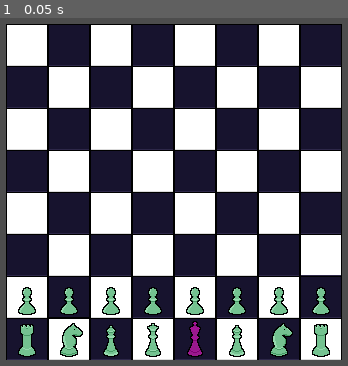
Above: before the commit, frame 1.
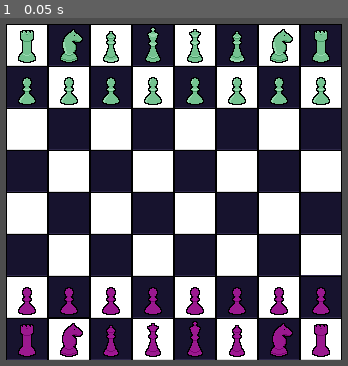
Above: after the commit, the same moment.

Repository: ehj37/Godot-Wild-Jam-93
Game: Godot game, scene res://scenes/main.tscn
Two runs of this game, one before a commit and one after it. Both use one fixed random seed, a clock stepped at 60 frames per second and the inputs below.
Inputs:
- Up to frame 1 (0.05 s): no input

The runs differ from the first frame. In frame 1, 7.7% of the frame differs, in the area x 5-95%, y 2-98%.

Commit message:
Implement piece-specific movement logic

Diff:
--- a/scenes/board/board.gd
+++ b/scenes/board/board.gd
@@ -36,25 +36,23 @@
 		var event_mouse_button: InputEventMouseButton = event
 		if event_mouse_button.button_index == MOUSE_BUTTON_LEFT:
 			var mouse_position: Vector2 = get_global_mouse_position()
-			var board_coordinate: Vector2i = get_board_coordinate(mouse_position)
+			var mouse_board_coordinate: Vector2i = get_board_coordinate(mouse_position)
 			if event_mouse_button.pressed:
 				if _selected_piece:
-					if board_coordinate == Vector2i(-1, -1) || _pieces.has(board_coordinate):
-						pass
-					else:
+					if mouse_board_coordinate != Vector2i(-1, -1):
 						var current_board_coordinate: Vector2i = get_board_coordinate(
 							_selected_piece.global_position
 						)
-						_pieces.erase(current_board_coordinate)
-						_pieces[board_coordinate] = _selected_piece
-						_selected_piece.global_position = get_global_position_from_board_coordinate(
-							board_coordinate
+						var is_valid_move: bool = _selected_piece.is_valid_move(
+							current_board_coordinate, mouse_board_coordinate, _pieces
 						)
+						if is_valid_move:
+							_move_piece(_selected_piece, mouse_board_coordinate)
 
 					_selected_piece = null
 			else:
 				if !_selected_piece:
-					_selected_piece = _pieces.get(board_coordinate, null)
+					_selected_piece = _pieces.get(mouse_board_coordinate)
 
 
 func _ready() -> void:
@@ -62,3 +60,16 @@
 		if child is Piece:
 			var board_coordinates: Vector2i = get_board_coordinate(child.global_position)
 			_pieces[board_coordinates] = child
+
+
+func _move_piece(piece: Piece, new_board_coordinate: Vector2i) -> void:
+	var piece_to_remove: Piece = _pieces.get(new_board_coordinate)
+	if piece_to_remove:
+		_pieces.erase(new_board_coordinate)
+		piece_to_remove.queue_free()
+
+	var current_board_coordinate: Vector2i = get_board_coordinate(piece.global_position)
+	_pieces.erase(current_board_coordinate)
+
+	piece.global_position = get_global_position_from_board_coordinate(new_board_coordinate)
+	_pieces[new_board_coordinate] = piece
--- a/scenes/main.tscn
+++ b/scenes/main.tscn
@@ -14,51 +14,114 @@
 
 [node name="Board" parent="." unique_id=1073423775 instance=ExtResource("2_tipki")]
 
-[node name="King" parent="Board" unique_id=842364951 instance=ExtResource("2_0wfyh")]
+[node name="EnemyRook" parent="Board" unique_id=854614475 instance=ExtResource("6_tipki")]
+position = Vector2(-147, -147)
+
+[node name="EnemyKnight" parent="Board" unique_id=784984646 instance=ExtResource("7_85g3d")]
+position = Vector2(-105, -147)
+
+[node name="EnemyBishop" parent="Board" unique_id=751513040 instance=ExtResource("4_tbgi4")]
+position = Vector2(-63, -147)
+
+[node name="EnemyKing" parent="Board" unique_id=842364951 instance=ExtResource("2_0wfyh")]
+position = Vector2(-21, -147)
+
+[node name="EnemyQueen" parent="Board" unique_id=1549790735 instance=ExtResource("3_jyhfs")]
+position = Vector2(21, -147)
+
+[node name="EnemyBishop2" parent="Board" unique_id=2137323389 instance=ExtResource("4_tbgi4")]
+position = Vector2(63, -147)
+
+[node name="EnemyKnight2" parent="Board" unique_id=731418617 instance=ExtResource("7_85g3d")]
+position = Vector2(105, -147)
+
+[node name="EnemyRook2" parent="Board" unique_id=869427859 instance=ExtResource("6_tipki")]
+position = Vector2(147, -147)
+
+[node name="EnemyPawn" parent="Board" unique_id=1015032063 instance=ExtResource("5_o6xl0")]
+position = Vector2(-147, -105)
+
+[node name="EnemyPawn2" parent="Board" unique_id=1113851260 instance=ExtResource("5_o6xl0")]
+position = Vector2(-105, -105)
+
+[node name="EnemyPawn3" parent="Board" unique_id=1452788650 instance=ExtResource("5_o6xl0")]
+position = Vector2(-63, -105)
+
+[node name="EnemyPawn4" parent="Board" unique_id=758877359 instance=ExtResource("5_o6xl0")]
+position = Vector2(-21, -105)
+
+[node name="EnemyPawn5" parent="Board" unique_id=834241221 instance=ExtResource("5_o6xl0")]
+position = Vector2(21, -105)
+
+[node name="EnemyPawn6" parent="Board" unique_id=469289531 instance=ExtResource("5_o6xl0")]
+position = Vector2(63, -105)
+
+[node name="EnemyPawn7" parent="Board" unique_id=403600973 instance=ExtResource("5_o6xl0")]
+position = Vector2(105, -105)
+
+[node name="EnemyPawn8" parent="Board" unique_id=796844897 instance=ExtResource("5_o6xl0")]
+position = Vector2(147, -105)
+
+[node name="PlayerRook" parent="Board" unique_id=221726699 instance=ExtResource("6_tipki")]
+position = Vector2(-147, 147)
+is_player = true
+
+[node name="PlayerKnight" parent="Board" unique_id=294479302 instance=ExtResource("7_85g3d")]
+position = Vector2(-105, 147)
+is_player = true
+
+[node name="PlayerBishop" parent="Board" unique_id=1973176569 instance=ExtResource("4_tbgi4")]
+position = Vector2(-63, 147)
+is_player = true
+
+[node name="PlayerQueen" parent="Board" unique_id=131176524 instance=ExtResource("3_jyhfs")]
+position = Vector2(-21, 147)
+is_player = true
+
+[node name="PlayerKing" parent="Board" unique_id=1858836435 instance=ExtResource("2_0wfyh")]
 position = Vector2(21, 147)
 is_player = true
 
-[node name="Queen" parent="Board" unique_id=1549790735 instance=ExtResource("3_jyhfs")]
-position = Vector2(-21, 147)
+[node name="PlayerBishop2" parent="Board" unique_id=1559469956 instance=ExtResource("4_tbgi4")]
+position = Vector2(63, 147)
+is_player = true
 
-[node name="Bishop" parent="Board" unique_id=2137323389 instance=ExtResource("4_tbgi4")]
-position = Vector2(63, 147)
+[node name="PlayerKnight2" parent="Board" unique_id=1286454296 instance=ExtResource("7_85g3d")]
+position = Vector2(105, 147)
+is_player = true
 
-[node name="Bishop2" parent="Board" unique_id=751513040 instance=ExtResource("4_tbgi4")]
-position = Vector2(-63, 147)
+[node name="PlayerRook2" parent="Board" unique_id=1922266555 instance=ExtResource("6_tipki")]
+position = Vector2(147, 147)
+is_player = true
 
-[node name="Pawn" parent="Board" unique_id=1015032063 instance=ExtResource("5_o6xl0")]
+[node name="PlayerPawn" parent="Board" unique_id=1026924315 instance=ExtResource("5_o6xl0")]
 position = Vector2(-147, 105)
+is_player = true
 
-[node name="Pawn2" parent="Board" unique_id=1113851260 instance=ExtResource("5_o6xl0")]
+[node name="PlayerPawn2" parent="Board" unique_id=1086438062 instance=ExtResource("5_o6xl0")]
 position = Vector2(-105, 105)
+is_player = true
 
-[node name="Pawn3" parent="Board" unique_id=1452788650 instance=ExtResource("5_o6xl0")]
+[node name="PlayerPawn3" parent="Board" unique_id=1979135829 instance=ExtResource("5_o6xl0")]
 position = Vector2(-63, 105)
+is_player = true
 
-[node name="Pawn4" parent="Board" unique_id=758877359 instance=ExtResource("5_o6xl0")]
+[node name="PlayerPawn4" parent="Board" unique_id=845969370 instance=ExtResource("5_o6xl0")]
 position = Vector2(-21, 105)
+is_player = true
 
-[node name="Pawn5" parent="Board" unique_id=834241221 instance=ExtResource("5_o6xl0")]
+[node name="PlayerPawn5" parent="Board" unique_id=259771067 instance=ExtResource("5_o6xl0")]
 position = Vector2(21, 105)
+is_player = true
 
-[node name="Pawn6" parent="Board" unique_id=469289531 instance=ExtResource("5_o6xl0")]
+[node name="PlayerPawn6" parent="Board" unique_id=849800821 instance=ExtResource("5_o6xl0")]
 position = Vector2(63, 105)
+is_player = true
 
-[node name="Pawn7" parent="Board" unique_id=403600973 instance=ExtResource("5_o6xl0")]
+[node name="PlayerPawn7" parent="Board" unique_id=1957791048 instance=ExtResource("5_o6xl0")]
 position = Vector2(105, 105)
+is_player = true
 
-[node name="Pawn8" parent="Board" unique_id=796844897 instance=ExtResource("5_o6xl0")]
+[node name="PlayerPawn8" parent="Board" unique_id=1162213178 instance=ExtResource("5_o6xl0")]
 position = Vector2(147, 105)
-
-[node name="Rook" parent="Board" unique_id=869427859 instance=ExtResource("6_tipki")]
-position = Vector2(147, 147)
-
-[node name="Rook2" parent="Board" unique_id=854614475 instance=ExtResource("6_tipki")]
-position = Vector2(-147, 147)
-
-[node name="Knight" parent="Board" unique_id=784984646 instance=ExtResource("7_85g3d")]
-position = Vector2(-105, 147)
-
-[node name="Knight2" parent="Board" unique_id=731418617 instance=ExtResource("7_85g3d")]
-position = Vector2(105, 147)
+is_player = true
--- /dev/null
+++ b/scenes/pieces/bishop/bishop.gd
@@ -0,0 +1,40 @@
+@tool
+
+class_name Bishop
+
+extends Piece
+
+
+func is_valid_move(from: Vector2i, to: Vector2i, pieces: Dictionary) -> bool:
+	if from == to:
+		return false
+
+	var x_diff_magnitude: int = absi(from.x - to.x)
+	var y_diff_magnitude: int = absi(from.y - to.y)
+	if x_diff_magnitude != y_diff_magnitude:
+		return false
+
+	var min_x: int = min(from.x, to.x)
+	var max_x: int = max(from.x, to.x)
+	var min_y: int = min(from.y, to.y)
+	var max_y: int = max(from.y, to.y)
+
+	var diagonal_coords: Array = pieces.keys().filter(
+		func(coords: Vector2i) -> bool: var diff: Vector2i = coords - from ; return (
+			absi(diff.x) == absi(diff.y)
+		)
+	)
+	var between_coords: Array = diagonal_coords.filter(
+		func(coords: Vector2i) -> bool: return (
+			coords.x > min_x && coords.x < max_x && coords.y > min_y && coords.y < max_y
+		)
+	)
+	if !between_coords.is_empty():
+		return false
+
+	if pieces.has(to):
+		var conflicting_piece: Piece = pieces[to]
+		if conflicting_piece.is_player == is_player:
+			return false
+
+	return true
--- a/scenes/pieces/bishop/bishop.tscn
+++ b/scenes/pieces/bishop/bishop.tscn
@@ -1,6 +1,6 @@
 [gd_scene format=4 uid="uid://c8q3juyiv7ag2"]
 
-[ext_resource type="Script" uid="uid://ctya1tplf224y" path="res://scripts/piece.gd" id="1_namrv"]
+[ext_resource type="Script" uid="uid://dexe22l3b7mjp" path="res://scenes/pieces/bishop/bishop.gd" id="1_tnbtm"]
 [ext_resource type="Material" uid="uid://4hthalh8nine" path="res://scenes/pieces/palette_swap_material.tres" id="2_tnbtm"]
 
 [sub_resource type="PortableCompressedTexture2D" id="PortableCompressedTexture2D_namrv"]
@@ -8,7 +8,7 @@
 size_override = Vector2(36, 36)
 
 [node name="Bishop" type="Node2D" unique_id=2137323389]
-script = ExtResource("1_namrv")
+script = ExtResource("1_tnbtm")
 metadata/_custom_type_script = "uid://ctya1tplf224y"
 
 [node name="Sprite2D" type="Sprite2D" parent="." unique_id=411332080]
--- /dev/null
+++ b/scenes/pieces/king/king.gd
@@ -0,0 +1,22 @@
+@tool
+
+class_name King
+
+extends Piece
+
+
+func is_valid_move(from: Vector2i, to: Vector2i, pieces: Dictionary) -> bool:
+	if from == to:
+		return false
+
+	var x_diff_magnitude: int = absi(from.x - to.x)
+	var y_diff_magnitude: int = absi(from.y - to.y)
+	if x_diff_magnitude > 1 || y_diff_magnitude > 1:
+		return false
+
+	if pieces.has(to):
+		var conflicting_piece: Piece = pieces[to]
+		if conflicting_piece.is_player == is_player:
+			return false
+
+	return true
--- a/scenes/pieces/king/king.tscn
+++ b/scenes/pieces/king/king.tscn
@@ -1,6 +1,6 @@
 [gd_scene format=4 uid="uid://bjp185tqup2ns"]
 
-[ext_resource type="Script" uid="uid://ctya1tplf224y" path="res://scripts/piece.gd" id="1_6xkmu"]
+[ext_resource type="Script" uid="uid://blfqbsxut6vd1" path="res://scenes/pieces/king/king.gd" id="1_vyx7p"]
 [ext_resource type="Material" uid="uid://4hthalh8nine" path="res://scenes/pieces/palette_swap_material.tres" id="2_vyx7p"]
 
 [sub_resource type="PortableCompressedTexture2D" id="PortableCompressedTexture2D_6xkmu"]
@@ -8,7 +8,7 @@
 size_override = Vector2(36, 36)
 
 [node name="King" type="Node2D" unique_id=842364951]
-script = ExtResource("1_6xkmu")
+script = ExtResource("1_vyx7p")
 metadata/_custom_type_script = "uid://ctya1tplf224y"
 
 [node name="Sprite2D" type="Sprite2D" parent="." unique_id=1220549073]
--- /dev/null
+++ b/scenes/pieces/knight/knight.gd
@@ -0,0 +1,18 @@
+@tool
+
+class_name Knight
+
+extends Piece
+
+
+func is_valid_move(from: Vector2i, to: Vector2i, pieces: Dictionary) -> bool:
+	var diff: Vector2i = abs(from - to)
+	if !(diff.x == 1 && diff.y == 2 || diff.x == 2 && diff.y == 1):
+		return false
+
+	if pieces.has(to):
+		var conflicting_piece: Piece = pieces[to]
+		if conflicting_piece.is_player == is_player:
+			return false
+
+	return true
--- a/scenes/pieces/knight/knight.tscn
+++ b/scenes/pieces/knight/knight.tscn
@@ -1,6 +1,6 @@
 [gd_scene format=4 uid="uid://ctrktiu5vmyoj"]
 
-[ext_resource type="Script" uid="uid://ctya1tplf224y" path="res://scripts/piece.gd" id="1_m7apw"]
+[ext_resource type="Script" uid="uid://br2n3yvrhbdsw" path="res://scenes/pieces/knight/knight.gd" id="1_cx8at"]
 [ext_resource type="Material" uid="uid://4hthalh8nine" path="res://scenes/pieces/palette_swap_material.tres" id="2_cx8at"]
 
 [sub_resource type="PortableCompressedTexture2D" id="PortableCompressedTexture2D_m7apw"]
@@ -8,7 +8,7 @@
 size_override = Vector2(36, 36)
 
 [node name="Knight" type="Node2D" unique_id=784984646]
-script = ExtResource("1_m7apw")
+script = ExtResource("1_cx8at")
 metadata/_custom_type_script = "uid://ctya1tplf224y"
 
 [node name="Sprite2D" type="Sprite2D" parent="." unique_id=748296036]
--- /dev/null
+++ b/scenes/pieces/pawn/pawn.gd
@@ -0,0 +1,53 @@
+@tool
+
+class_name Pawn
+
+extends Piece
+
+
+# gdlint:disable = max-returns
+func is_valid_move(from: Vector2i, to: Vector2i, pieces: Dictionary) -> bool:
+	if from.y == to.y:
+		return false
+
+	if from.y > to.y:
+		if is_player:
+			return false
+
+	if from.y < to.y:
+		if !is_player:
+			return false
+
+	var y_diff_magnitude: int = absi(from.y - to.y)
+	if y_diff_magnitude == 2:
+		if from.x != to.x:
+			return false
+
+		if is_player:
+			if from.y != 1:
+				return false
+		else:
+			if from.y != 6:
+				return false
+
+		if pieces.has(to):
+			return false
+	elif y_diff_magnitude == 1:
+		var x_diff_magnitude: int = absi(from.x - to.x)
+		match x_diff_magnitude:
+			0:
+				if pieces.has(to):
+					return false
+			1:
+				if pieces.has(to):
+					var conflicting_piece: Piece = pieces[to]
+					if conflicting_piece.is_player == is_player:
+						return false
+				else:
+					return false
+			_:
+				return false
+	else:
+		return false
+
+	return true
--- a/scenes/pieces/pawn/pawn.tscn
+++ b/scenes/pieces/pawn/pawn.tscn
@@ -1,6 +1,6 @@
 [gd_scene format=4 uid="uid://chsq7xisphgil"]
 
-[ext_resource type="Script" uid="uid://ctya1tplf224y" path="res://scripts/piece.gd" id="1_wgsma"]
+[ext_resource type="Script" uid="uid://brwr8f4h1joa7" path="res://scenes/pieces/pawn/pawn.gd" id="1_s4c4q"]
 [ext_resource type="Material" uid="uid://4hthalh8nine" path="res://scenes/pieces/palette_swap_material.tres" id="2_s4c4q"]
 
 [sub_resource type="PortableCompressedTexture2D" id="PortableCompressedTexture2D_wgsma"]
@@ -8,7 +8,7 @@
 size_override = Vector2(36, 36)
 
 [node name="Pawn" type="Node2D" unique_id=1015032063]
-script = ExtResource("1_wgsma")
+script = ExtResource("1_s4c4q")
 metadata/_custom_type_script = "uid://ctya1tplf224y"
 
 [node name="Sprite2D" type="Sprite2D" parent="." unique_id=1246729682]
--- /dev/null
+++ b/scenes/pieces/queen/queen.gd
@@ -0,0 +1,57 @@
+@tool
+
+class_name Queen
+
+extends Piece
+
+
+# gdlint:disable = max-returns
+func is_valid_move(from: Vector2i, to: Vector2i, pieces: Dictionary) -> bool:
+	if from == to:
+		return false
+
+	var x_diff_magnitude: int = absi(from.x - to.x)
+	var y_diff_magnitude: int = absi(from.y - to.y)
+	var min_x: int = min(from.x, to.x)
+	var max_x: int = max(from.x, to.x)
+	var min_y: int = min(from.y, to.y)
+	var max_y: int = max(from.y, to.y)
+
+	if from.x == to.x:
+		var between_coords: Array = pieces.keys().filter(
+			func(coords: Vector2i) -> bool: return (
+				coords.x == to.x && coords.y > min_y && coords.y < max_y
+			)
+		)
+		if !between_coords.is_empty():
+			return false
+	elif from.y == to.y:
+		var between_coords: Array = pieces.keys().filter(
+			func(coords: Vector2i) -> bool: return (
+				coords.y == to.y && coords.x > min_x && coords.x < max_x
+			)
+		)
+		if !between_coords.is_empty():
+			return false
+	elif x_diff_magnitude == y_diff_magnitude:
+		var diagonal_coords: Array = pieces.keys().filter(
+			func(coords: Vector2i) -> bool: var diff: Vector2i = coords - from ; return (
+				absi(diff.x) == absi(diff.y)
+			)
+		)
+		var between_coords: Array = diagonal_coords.filter(
+			func(coords: Vector2i) -> bool: return (
+				coords.x > min_x && coords.x < max_x && coords.y > min_y && coords.y < max_y
+			)
+		)
+		if !between_coords.is_empty():
+			return false
+	else:
+		return false
+
+	if pieces.has(to):
+		var conflicting_piece: Piece = pieces[to]
+		if conflicting_piece.is_player == is_player:
+			return false
+
+	return true
--- a/scenes/pieces/queen/queen.tscn
+++ b/scenes/pieces/queen/queen.tscn
@@ -1,6 +1,6 @@
 [gd_scene format=4 uid="uid://bdl8eri7robli"]
 
-[ext_resource type="Script" uid="uid://ctya1tplf224y" path="res://scripts/piece.gd" id="1_mbn11"]
+[ext_resource type="Script" uid="uid://ic4kaql04vqa" path="res://scenes/pieces/queen/queen.gd" id="1_3i28x"]
 [ext_resource type="Material" uid="uid://4hthalh8nine" path="res://scenes/pieces/palette_swap_material.tres" id="2_3i28x"]
 
 [sub_resource type="PortableCompressedTexture2D" id="PortableCompressedTexture2D_mbn11"]
@@ -8,7 +8,7 @@
 size_override = Vector2(36, 36)
 
 [node name="Queen" type="Node2D" unique_id=1549790735]
-script = ExtResource("1_mbn11")
+script = ExtResource("1_3i28x")
 metadata/_custom_type_script = "uid://ctya1tplf224y"
 
 [node name="Sprite2D" type="Sprite2D" parent="." unique_id=275530499]
--- /dev/null
+++ b/scenes/pieces/rook/rook.gd
@@ -0,0 +1,40 @@
+@tool
+
+class_name Rook
+
+extends Piece
+
+
+func is_valid_move(from: Vector2i, to: Vector2i, pieces: Dictionary) -> bool:
+	if from == to:
+		return false
+
+	if from.x == to.x:
+		var min_y: int = min(from.y, to.y)
+		var max_y: int = max(from.y, to.y)
+		var between_coords: Array = pieces.keys().filter(
+			func(coords: Vector2i) -> bool: return (
+				coords.x == to.x && coords.y > min_y && coords.y < max_y
+			)
+		)
+		if !between_coords.is_empty():
+			return false
+	elif from.y == to.y:
+		var min_x: int = min(from.x, to.x)
+		var max_x: int = max(from.x, to.x)
+		var between_coords: Array = pieces.keys().filter(
+			func(coords: Vector2i) -> bool: return (
+				coords.y == to.y && coords.x > min_x && coords.x < max_x
+			)
+		)
+		if !between_coords.is_empty():
+			return false
+	else:
+		return false
+
+	if pieces.has(to):
+		var conflicting_piece: Piece = pieces[to]
+		if conflicting_piece.is_player == is_player:
+			return false
+
+	return true
--- a/scenes/pieces/rook/rook.tscn
+++ b/scenes/pieces/rook/rook.tscn
@@ -1,6 +1,6 @@
 [gd_scene format=4 uid="uid://5kbxsqevlaud"]
 
-[ext_resource type="Script" uid="uid://ctya1tplf224y" path="res://scripts/piece.gd" id="1_dpcu8"]
+[ext_resource type="Script" uid="uid://ddqlgc6mqigy4" path="res://scenes/pieces/rook/rook.gd" id="1_88pmu"]
 [ext_resource type="Material" uid="uid://4hthalh8nine" path="res://scenes/pieces/palette_swap_material.tres" id="2_88pmu"]
 
 [sub_resource type="PortableCompressedTexture2D" id="PortableCompressedTexture2D_dpcu8"]
@@ -8,7 +8,7 @@
 size_override = Vector2(36, 36)
 
 [node name="Rook" type="Node2D" unique_id=869427859]
-script = ExtResource("1_dpcu8")
+script = ExtResource("1_88pmu")
 metadata/_custom_type_script = "uid://ctya1tplf224y"
 
 [node name="Sprite2D" type="Sprite2D" parent="." unique_id=1307037906]
--- a/scripts/piece.gd
+++ b/scripts/piece.gd
@@ -10,7 +10,7 @@
 		_set_palette()
 
 
-func _can_reach(_coordinate: Vector2i) -> bool:
+func is_valid_move(_from: Vector2i, _to: Vector2i, _pieces: Dictionary) -> bool:
 	return false
 
 
Not shown, added: scenes/pieces/bishop/bishop.gd.uid
Not shown, added: scenes/pieces/king/king.gd.uid
Not shown, added: scenes/pieces/knight/knight.gd.uid
Not shown, added: scenes/pieces/pawn/pawn.gd.uid
Not shown, added: scenes/pieces/queen/queen.gd.uid
Not shown, added: scenes/pieces/rook/rook.gd.uid
